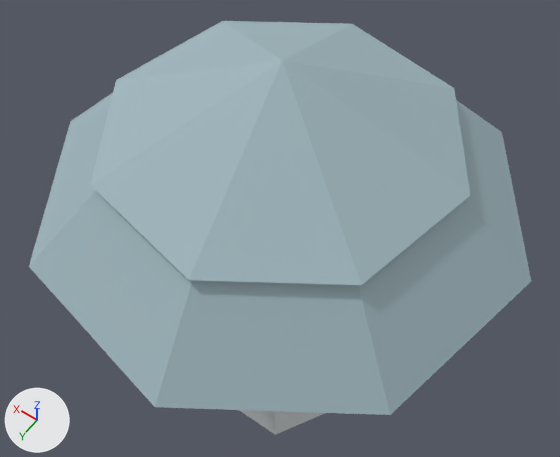
The glTF model assets/models/mushrooms/motoko.gltf: old version first, new version second.
The view is the same before and after, from a camera (50 mm lens) standing at (-0.18, 0.254, 0.608) and looking at (0.011, -0.013, 0.187). Every picture has the same lights, and +X, +Y and +Z are marked at lower left. The picture after the commit comes second.

In view in the first picture: 'cap_rim', 'cap_top', 'stem'.
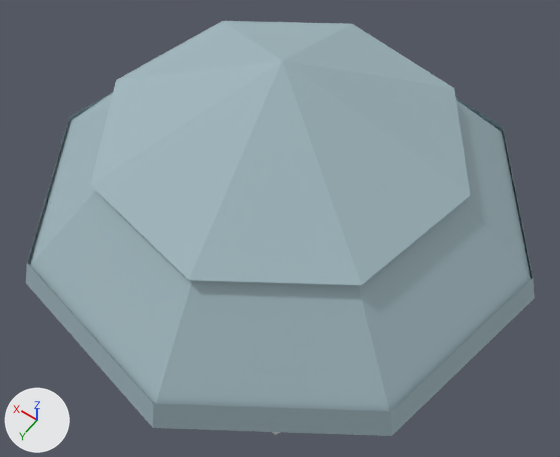
What differs and where, as boxes (x1, y1, x2, y2) in the pictures (560 x 457 px):
```json
{"object": "cap_lip", "change": "added", "after": [26, 92, 534, 436]}
{"object": "stem", "change": "unchanged, covered by the edit", "before": [240, 410, 325, 435], "after": [272, 432, 281, 435]}
```

The change, as JSON lines over the scene's bpy script:
```json
{"op": "add", "block": "me_cap_lip", "code": ["me_cap_lip = bpy.data.meshes.new('cap_lip')", "me_cap_lip.from_pydata(...)  # 16 vertices, 22 faces; spans x -0.157..0.157, y -0.157..0.157, z 0.229..0.247", "me_cap_lip.materials.append(mat_mushroom)  # picture img_0"]}
{"op": "add", "block": "ob_cap_lip", "code": ["ob_cap_lip = bpy.data.objects.new('cap_lip', me_cap_lip)", "ob_cap_lip.location = (0.0, 0.0, 0.0)"]}
```
